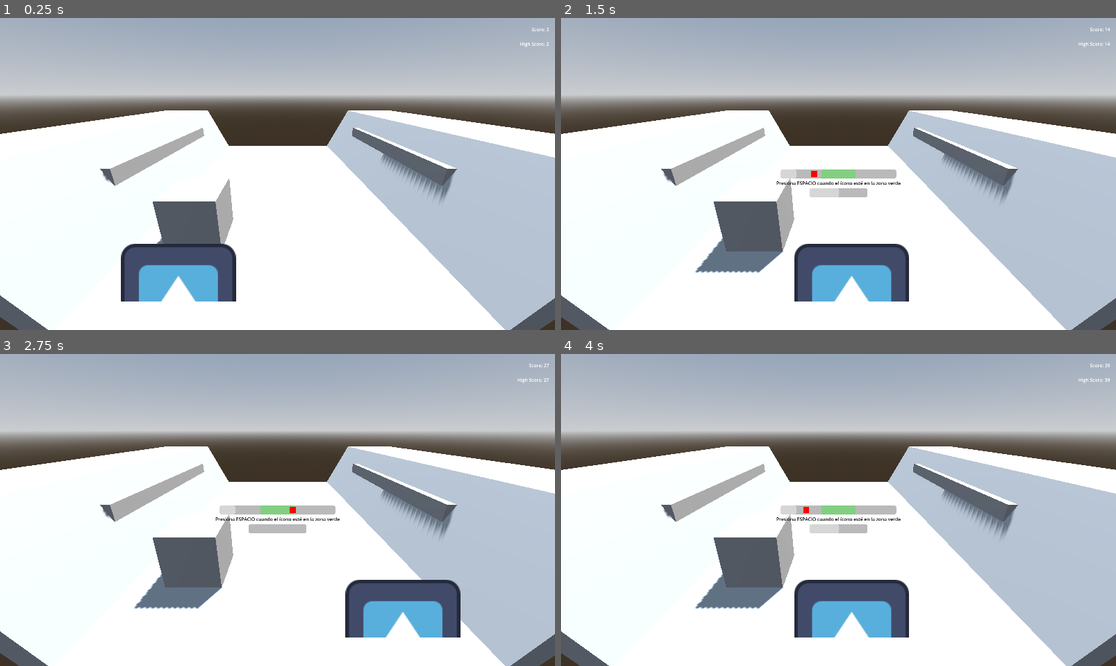
Above: before the commit, frames 1-4 (two rows, left to right).
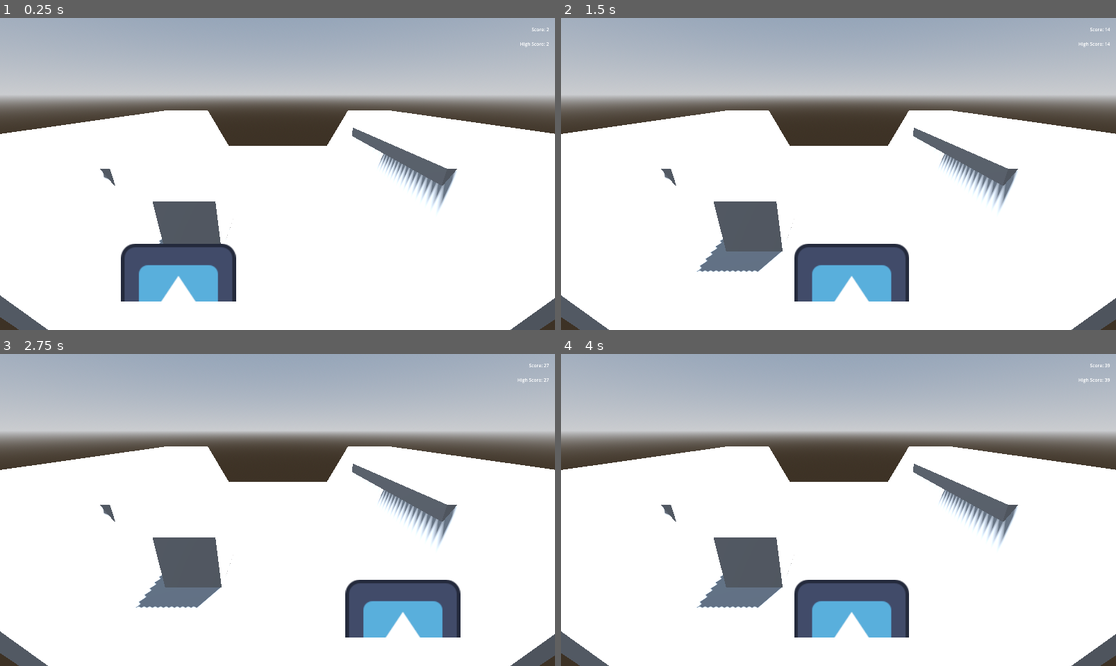
Above: after the commit, the same moments.

Repository: NahuelArrieta/RataSurfer
Game: Godot game, scene res://level/level.tscn
Two runs of this game, one before a commit and one after it. Both use one fixed random seed, a clock stepped at 60 frames per second and the inputs below. The engine's default icon, where the game draws it, is replaced by a stand-in: a white triangle on a blue panel in a dark square.
Inputs:
- Up to frame 1 (0.25 s): no input
- Up to frame 2 (1.5 s): tap Enter at 0.5, 0.6 s; hold Right (right) 0.53-1.28 s; tap Space at 0.77, 1.25 s; tap E at 0.8, 1.35 s; hold Down (down) from 1.28 s (still down)
- Up to frame 3 (2.75 s): tap Space at 1.52, 2 s; tap Enter at 1.55, 2.1 s; release Down (down) at 2.03 s; hold Right (right) from 2.03 s (still down); tap E at 2.3 s
- Up to frame 4 (4 s): tap Space at 2.75, 3.02, 3.5, 3.77 s; tap T at 2.85 s; tap Enter at 3.05 s; release Right (right) at 3.53 s; hold Left (left) from 3.53 s (still down); tap E at 3.6 s

The runs differ from the first frame. In frame 1, 16% of the frame differs, in the area x 18-100%, y 29-100%; in frame 2, 17%; in frame 3, 17%; in frame 4, 17%.

Commit message:
Minijuego balance arreglado

Diff:
--- a/entities/movement_handler.gd
+++ b/entities/movement_handler.gd
@@ -62,8 +62,7 @@
 
 
 func handle_slide_movement():
-	if Input.is_action_just_pressed("down"):
-		stop_sliding()
+	pass
 
 func stop_sliding():
 	if lane == -2:
--- a/level/level.gd
+++ b/level/level.gd
@@ -16,6 +16,10 @@
 	# Conectar señales del minijuego
 	balance_manager.minigame_completed.connect(_on_balance_minigame_completed)
 
+	# Agregar debug del minijuego (opcional, remover en producción)
+	var balance_debug = preload("res://ui/balance_debug.gd").new()
+	add_child(balance_debug)
+
 func _input(event):
 	# Presionar T para mostrar información del score (para pruebas)
 	if event is InputEventKey and event.pressed and event.keycode == KEY_T:
--- a/level/level.tscn
+++ b/level/level.tscn
@@ -43,7 +43,7 @@
 
 [node name="ScoreUI" parent="UI" instance=ExtResource("3_0x9y8")]
 
-[node name="DirectionalLight3D" type="DirectionalLight3D" parent="."]
+[node name="DirectionalLight3D2" type="DirectionalLight3D" parent="."]
 transform = Transform3D(-0.866025, -0.433013, 0.25, 0, 0.5, 0.866025, -0.5, 0.75, -0.433013, 0, 0, 0)
 shadow_enabled = true
 
--- /dev/null
+++ b/ui/balance_debug.gd
@@ -0,0 +1,11 @@
+extends Node
+
+func _process(delta):
+	# Debug: mostrar estado del sliding si es posible
+	var movement_handler = get_node_or_null("/root/Level/Player/MovementHandler")
+	if movement_handler:
+		var is_sliding = movement_handler.is_sliding()
+		if is_sliding:
+			print("DEBUG: Jugador está deslizándose")
+		else:
+			print("DEBUG: Jugador NO está deslizándose")
--- a/ui/balance_event_manager.gd
+++ b/ui/balance_event_manager.gd
@@ -5,15 +5,32 @@
 
 var balance_minigame = preload("res://ui/balance_minigame.tscn")
 var minigame_instance: Control
+var movement_handler: Node
+var was_sliding: bool = false
 
 func _ready():
 	print("BalanceEventManager iniciado")
-	# Conectar al evento de ENTER global
-	# También puedes emitir minigame_requested desde cualquier script
+	# Buscar el movement_handler del jugador
+	await get_tree().process_frame
+	movement_handler = get_node_or_null("/root/Level/Player/MovementHandler")
+	if movement_handler:
+		print("MovementHandler encontrado, monitoreando sliding...")
+	else:
+		print("MovementHandler no encontrado")
 
-func _input(event):
-	if event is InputEventKey and event.pressed and event.keycode == KEY_ENTER:
+func _process(delta):
+	if not movement_handler:
+		return
+
+	# Verificar si el jugador está deslizándose
+	var is_sliding = movement_handler.is_sliding()
+
+	# Si acaba de empezar a deslizarse y no estaba deslizándose antes
+	if is_sliding and not was_sliding:
+		print("¡Jugador empezó a deslizarse! Activando minijuego...")
 		request_minigame()
+
+	was_sliding = is_sliding
 
 func request_minigame():
 	print("Solicitud de minijuego recibida")
@@ -35,10 +52,14 @@
 
 func _on_minigame_success():
 	print("¡Minijuego completado con éxito!")
+	if movement_handler:
+		movement_handler.stop_sliding()
 	minigame_completed.emit(true)
 
 func _on_minigame_fail():
 	print("Minijuego fallido")
+	if movement_handler:
+		movement_handler.stop_sliding()
 	minigame_completed.emit(false)
 
 # Función pública para lanzar el minijuego desde otros scripts
--- a/ui/balance_minigame.gd
+++ b/ui/balance_minigame.gd
@@ -5,7 +5,7 @@
 signal fail
 
 # Nodos
-@onready var main_bar: ProgressBar = $MainBar
+@onready var main_bar: ColorRect = $MainBar
 @onready var active_zone: Control = $MainBar/ActiveZone
 @onready var icon: Control = $MainBar/Icon
 @onready var balance_bar: ProgressBar = $BalanceBar
@@ -38,11 +38,10 @@
 		check_balance()
 
 func setup_ui():
-	# Barra principal
+	# Barra principal (ColorRect)
 	main_bar.custom_minimum_size = Vector2(bar_width, bar_height)
-	main_bar.max_value = bar_width
 
-	# Zona activa (merge)
+	# Zona activa
 	var zone_width = bar_width * active_zone_width
 	var zone_start = (bar_width - zone_width) / 2
 	active_zone.custom_minimum_size = Vector2(zone_width, bar_height)
@@ -53,6 +52,7 @@
 	icon_position = bar_width / 2
 	update_icon_position()
 
+	# Barra de equilibrio
 	balance_bar.max_value = balance_required
 	balance_bar.value = 0
 
--- a/ui/balance_minigame.tscn
+++ b/ui/balance_minigame.tscn
@@ -17,7 +17,7 @@
 grow_vertical = 2
 script = ExtResource("1_3x4y5")
 
-[node name="MainBar" type="ProgressBar" parent="."]
+[node name="MainBar" type="ColorRect" parent="."]
 layout_mode = 1
 anchors_preset = 8
 anchor_left = 0.5
@@ -30,8 +30,7 @@
 offset_bottom = 15.0
 grow_horizontal = 2
 grow_vertical = 2
-value = 50.0
-show_percentage = false
+color = Color(0.8, 0.8, 0.8, 1)
 
 [node name="ActiveZone" type="Control" parent="MainBar"]
 layout_mode = 1
Not shown: 1 places in level/level.tscn that only renumber resources
Not shown, added: ui/balance_debug.gd.uid
